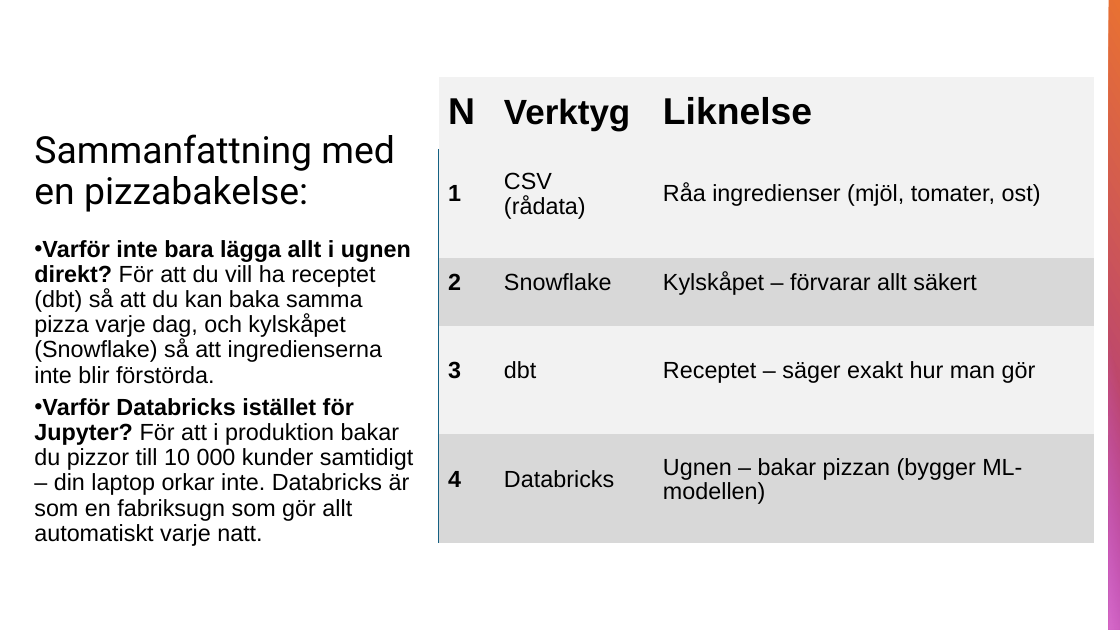
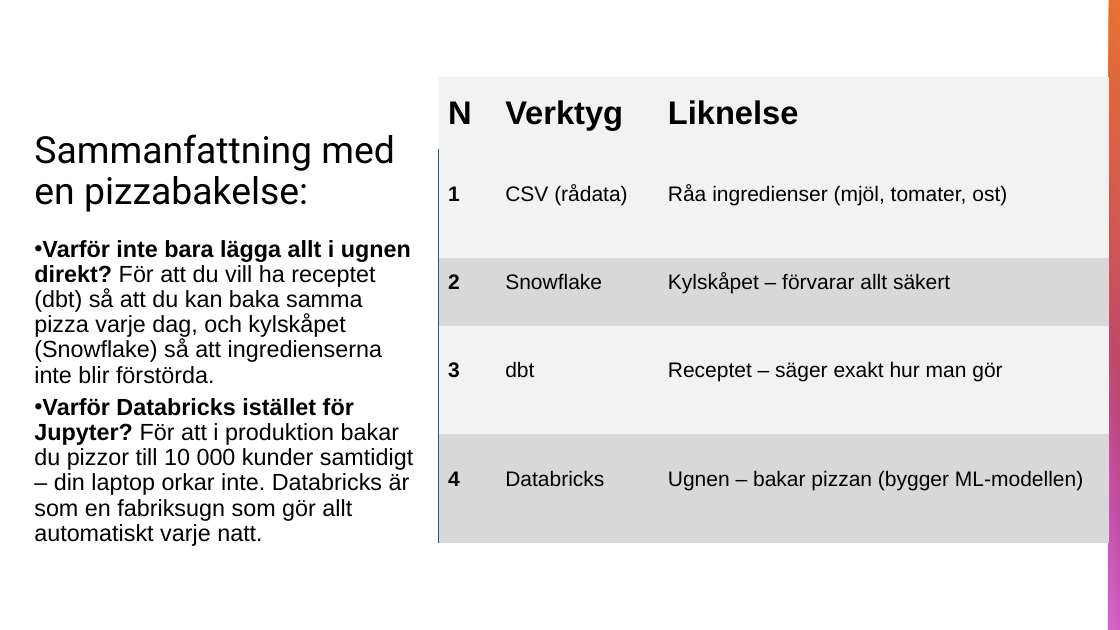
Before and after one commit to Ars1222022/insider-threat-detection, a slide deck: slide 11 of docs/Insider Threat Detection.pptx (slide 10 before the commit). Drawn at 1120x630 pixels with LibreOffice and Linux fonts; fonts in the diff are those of the drawing. Boxes give left, top, right and bottom in pixels: in the first picture for what was removed or moved away, otherwise in the second. Text is boxed around its words. In the diff, an @@ line names an element or a change of style, - is before the commit and + after.

```diff
--- a/docs/Insider Threat Detection.pptx
+++ b/docs/Insider Threat Detection.pptx
@@ table at box(439, 77, 1110, 544) @@
@@ size 32 to 28 pt in "N", "Liknelse" @@
@@ size 30 to 28 pt in "Verktyg" @@
@@ size 20 to 18 pt @@
@@ table: place and size @@
-table at box(439, 77, 1094, 508)
+table at box(439, 77, 1110, 544)
```
Also in this commit, not shown: 71 other slides changed, 1 slide added, 1 other file.
